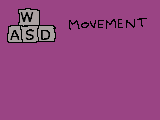
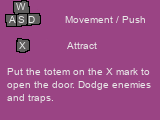
Two versions of the same layered image (160px x 120px). Layer-by-layer changes:
painted on "W ..." over [7, 3, 151, 103]
painted on "teclas" over [5, 0, 147, 53]
